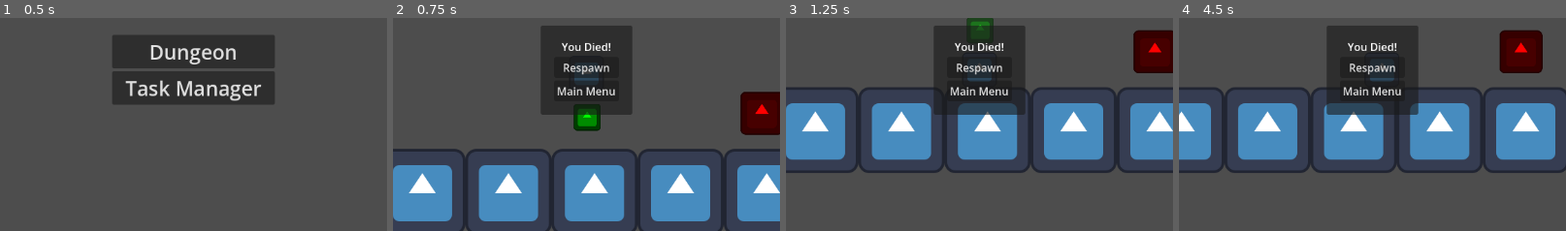
Above: before the commit, frames 1-4 (left to right).
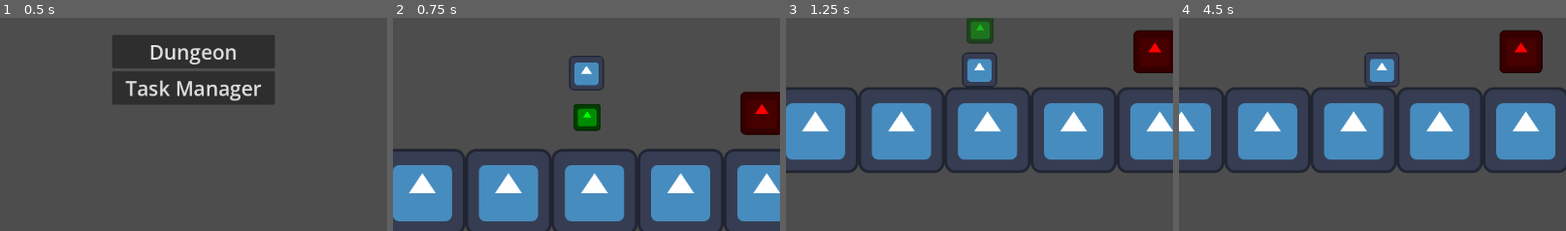
Above: after the commit, the same moments.

Repository: TheHumanMRP/RPG-Life-Tracker
Game: Godot game, scene res://Folders/Systems/Main/Scenes/main_scene.tscn
The game is run twice, just before and just after one commit, with the same random seed, the same clock (stepped at 60 frames per second) and the same inputs. The engine's default icon, where the game draws it, is replaced by a stand-in: a white triangle on a blue panel in a dark square.
Inputs (mouse positions are % of the whole screen's width and height, from its top left):
- Up to frame 1 (0.5 s): no input
- Up to frame 2 (0.75 s): click "Dungeon" at 0.5 s
- Up to frame 3 (1.25 s): no input
- Up to frame 4 (4.5 s): click (50, 50) at 1.25 s, where only the run before the commit has a clickable "Respawn"; click (50, 50) at 2 s, where only the run before the commit has a clickable "Respawn"; click (50, 50) at 2.75 s, where only the run before the commit has a clickable "Respawn"; click (50, 56) at 3.5 s, where only the run before the commit has a clickable "Main Menu"; move the mouse to (31, 94) at 4.27 s; hold D (move_right) from 4.28 s (still down); tap T (add_test_sword) at 4.35 s; click (31, 94) at 4.42 s
The pictures show only the part of the screen within x 25-75%, y 39-89%; the shares and areas given below are measured in that part.

Frame 1 is identical in both runs. In frame 2, 9.2% of the frame differs, in the area x 38-62%, y 3-46%; in frame 3, 9.0%; in frame 4, 9.2%.
Error before the commit: Parse Error: Cannot find member "UIMenu" in base "All_Enums.GAME_STATES". (res://Folders/Systems/UIMenus/death_menu.gd:40)
Error after the commit: Invalid access to property or key 'hotbar_manager' on a base object of type 'Nil'. (res://Folders/Systems/Globals/info_getter.gd:41)

Commit message:
Auto commit at 2026-09-19 17:20:43

Diff:
--- a/Folders/Systems/UIMenus/death_menu.gd
+++ b/Folders/Systems/UIMenus/death_menu.gd
@@ -37,4 +37,4 @@
 	Global.main_node.switch_to_scene(self, Constants.PATH_TO_MAIN_MENU, true)
 
 func set_global_state() -> void:
-	SignalBus.set_game_state.emit(All_Enums.GAME_STATES.UIMenu)
+	SignalBus.set_game_state.emit(All_Enums.GAME_STATES.DeathMenu)
